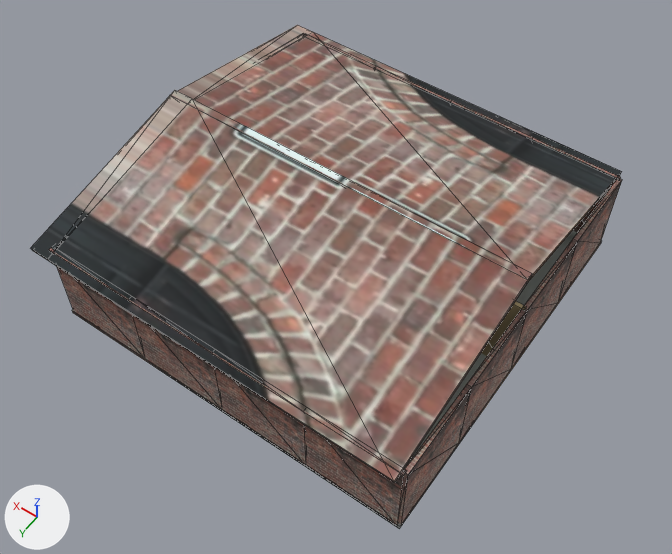
Renders of the glTF model assets/building1.glb from each side of a commit.
Both versions are drawn from a 50 mm camera at (-11.01, 10.12, 15.69) aimed at (-4.25, 0.67, 0.84). Arrows for +X, +Y and +Z are at lower left; the lights stay in place. Mesh edges are drawn as thin lines. Where no turn or scale is listed for an object, it has been applied to the vertices. Vertices at the same position are counted once.
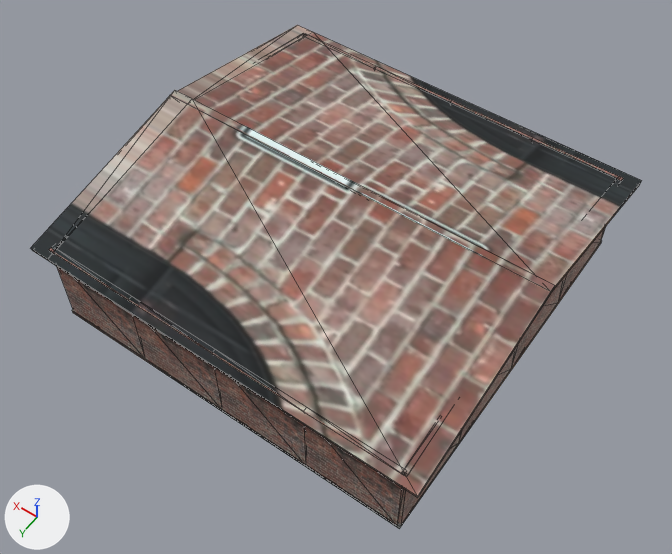
The newer file is also rescaled (x1.25) as a whole; pictures and numbers use the older file's frame.

Changed parts and their boxes (x1, y1, x2, y2) in the pictures (672 x 554 px; the box of a moved part takes in the faces that stretch with it):
'Cube.019', reshaped: before (31, 90, 532, 483); after (31, 90, 555, 498)
'Cube.018', reshaped: before (170, 25, 622, 283); after (170, 25, 642, 293)
'Cube.023', added: after (401, 176, 623, 477)
part 1 of me_cube_018, moved or reshaped: before (197, 38, 622, 283); after (197, 38, 642, 293)
part 2 of me_cube_019, moved or reshaped: before (106, 108, 532, 483); after (106, 108, 555, 498)
'Cube.008', unchanged, covered by the edit: before (399, 384, 472, 524); after (399, 431, 462, 524)
'Cube.009', unchanged, covered by the edit: before (460, 309, 528, 441); after (460, 343, 519, 441)
'Cube.010', unchanged, covered by the edit: before (512, 239, 578, 367); after (512, 274, 567, 367)
'Cube.011', unchanged, covered by the edit: before (559, 178, 622, 300); after (559, 227, 606, 300)

The change, as a list of edits to the scene's bpy script:
```text
Change me_cube_018:
    where me_cube_018.from_pydata(...)  # 12 vertices, 20 faces; spans x -7.93..0.4, y -4.27..0.07, z 1.84..2.84
    used by ob_cube_018; location = (0.0, 0.0, 0.0)
    before: 0 (-7.93, -4.25, 1.84) at pixel (619, 175), 1 (-7.93, -4.27, 1.94) at pixel (621, 171), 4 (-7.93, 0.07, 2.74) at pixel (526, 284), 5 (-7.93, 0.05, 2.84) at pixel (527, 280)
    me_cube_018 part 1
    add for i in [0, 1, 4, 5]: me_cube_018.vertices[i].co += Vector((-0.44, 0.0, 0.0))
Change me_cube_019:
    where me_cube_019.from_pydata(...)  # 12 vertices, 20 faces; spans x -7.93..0.4, y -0.13..4.21, z 1.87..2.86
    used by ob_cube_019; location = (0.0, 0.0, 0.0)
    before: 2 (-7.93, 4.19, 1.87) at pixel (394, 482), 3 (-7.93, 4.21, 1.96) at pixel (394, 481), 6 (-7.93, -0.13, 2.76) at pixel (532, 276), 7 (-7.93, -0.11, 2.86) at pixel (532, 273)
    me_cube_019 part 2
    add for i in [2, 3, 6, 7]: me_cube_019.vertices[i].co += Vector((-0.44, 0.0, 0.0))
Add me_cube_003:
    me_cube_003.from_pydata(...)  # 12 vertices, 20 faces; spans x -0.05..0.05, y -4.05..4.04, z 1.93..2.72
    me_cube_003.materials.append(mat_material)  # picture img_brick_tex1
Add ob_cube_023:
    ob_cube_023 = bpy.data.objects.new('Cube.023', me_cube_003)
    ob_cube_023.location = (-8.0, 0.0, 0.0)
```
